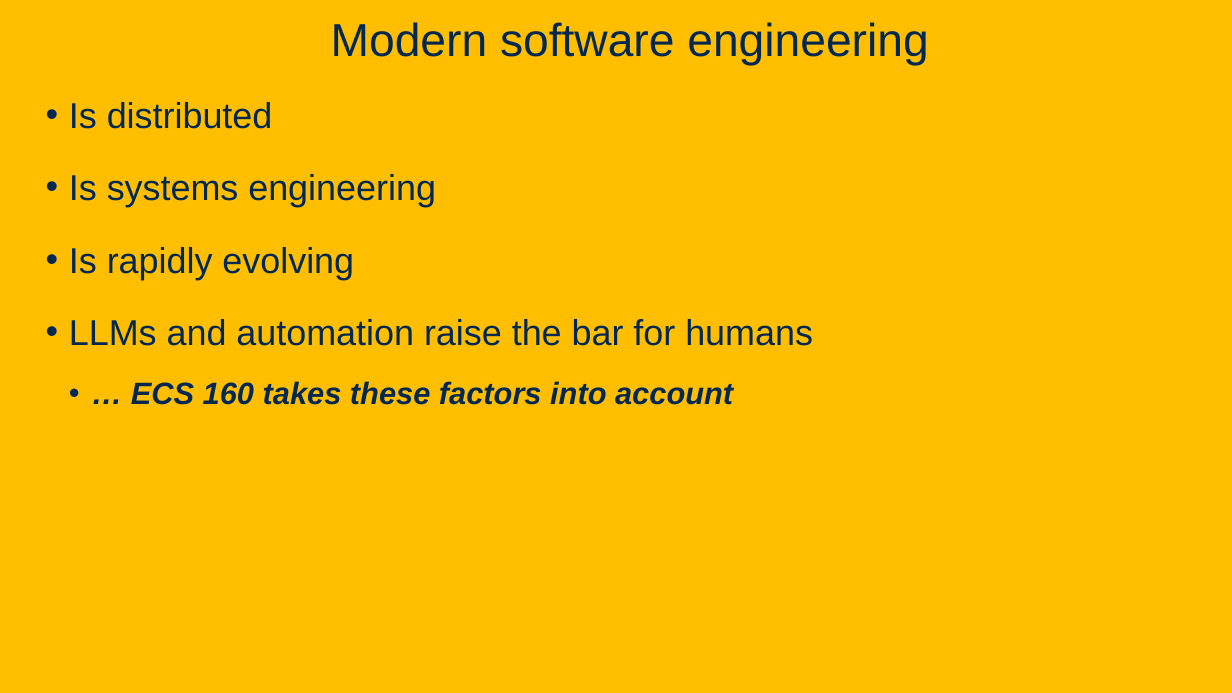
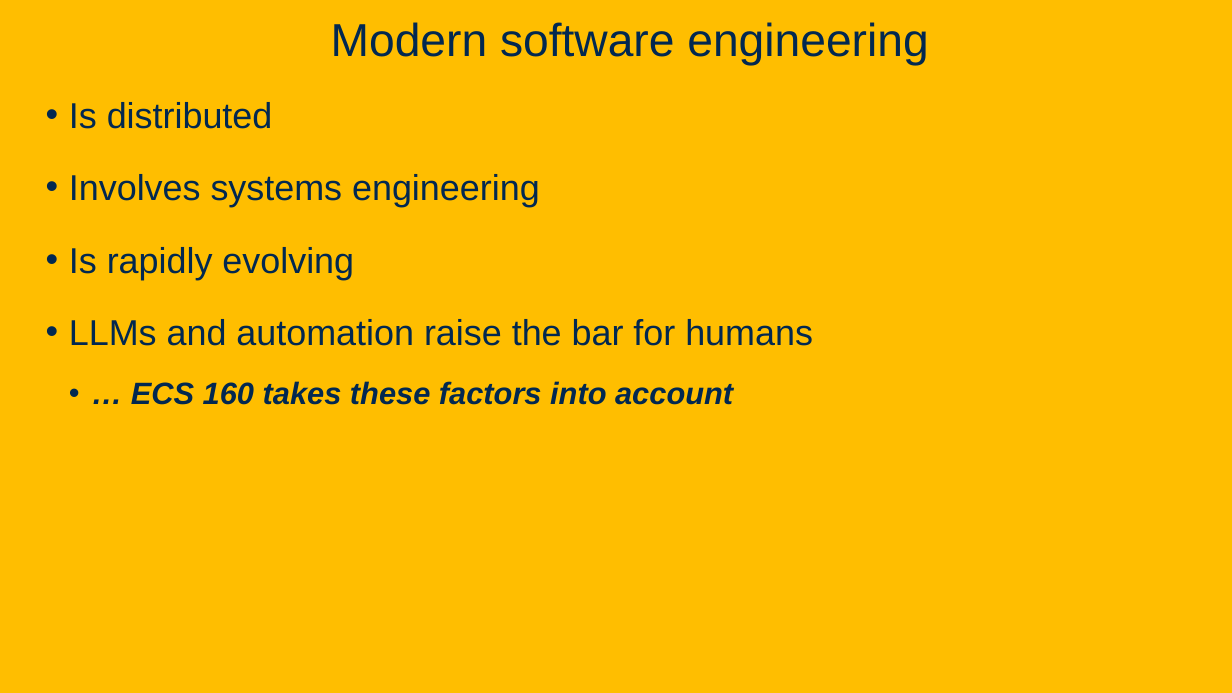
Before and after one commit to davsec-teaching/ECS_160, a slide deck: slide 11 of slides/Intro.pptx. Drawn at 1232x693 pixels with LibreOffice and Linux fonts; fonts in the diff are those of the drawing; background and template pictures are left out. Boxes give left, top, right and bottom in pixels: in the first picture for what was removed or moved away, otherwise in the second. Text is boxed around its words. In the diff, an @@ line names an element or a change of style, - is before the commit and + after.

```diff
--- a/slides/Intro.pptx
+++ b/slides/Intro.pptx
@@ text at bbox=[69, 174, 540, 207]: text changed @@
-• Is systems engineering
+• Involves systems engineering
```
Also in this commit, not shown: 3 other files.
